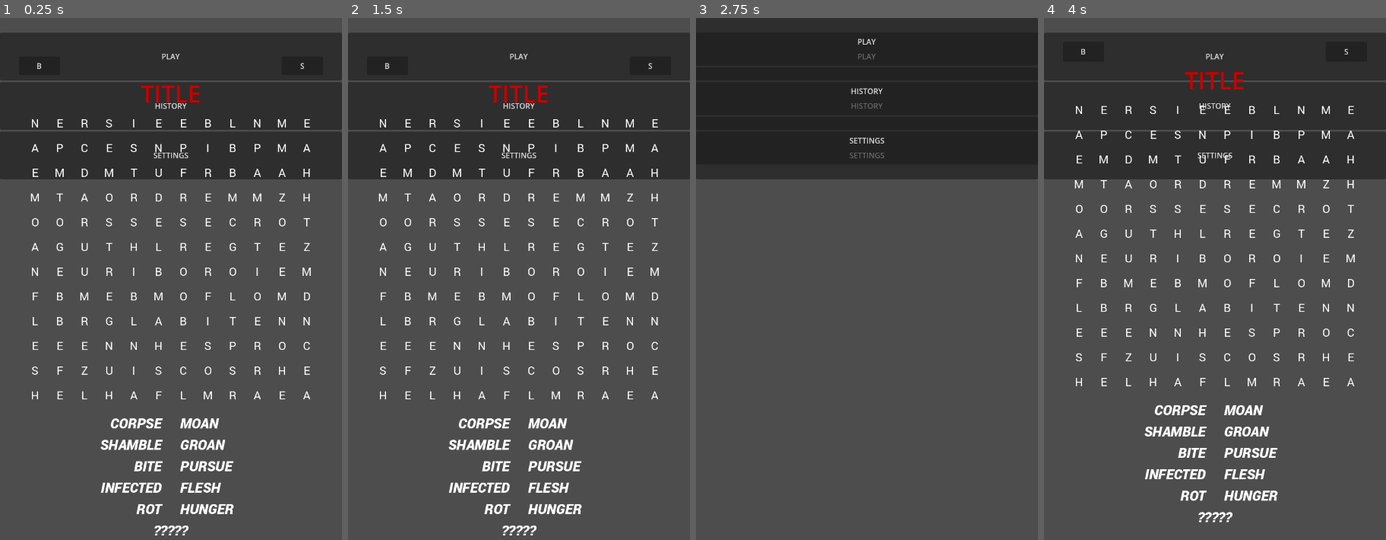
Above: before the commit, frames 1-4 (left to right).
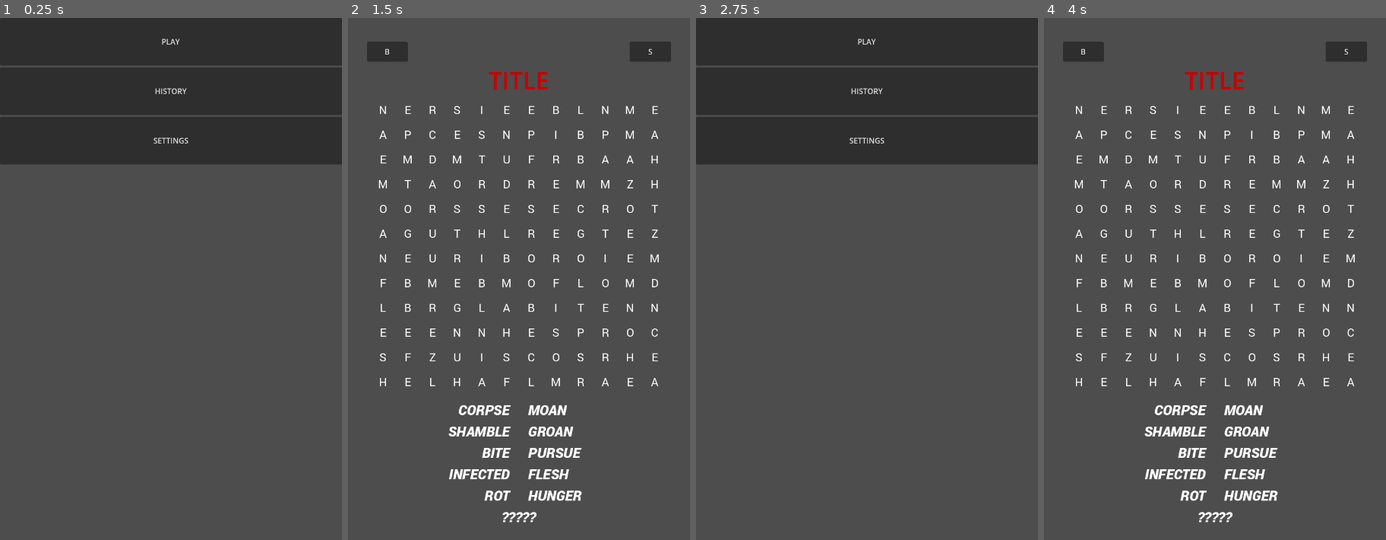
Above: after the commit, the same moments.

Repository: BreadCrowns/dailyWordSearchGodot
Game: Godot game, scene res://scenes/Main.tscn
Same seed, same stepped clock (60 frames per second), same inputs: the game is played once before the commit and once after it. This scene is started directly instead of the project's main scene.
Inputs (mouse positions are in pixels of both pictures, inside the frame that each line leads up to):
- Up to frame 1 (0.25 s): no input
- Up to frame 2 (1.5 s): click "PLAY" at 0.5 s; click (519, 54) at 1.25 s, where only the run before the commit has a clickable "PLAY"
- Up to frame 3 (2.75 s): click "B" at 2 s
- Up to frame 4 (4 s): click "PLAY" at 2.75 s; click (1215, 106) at 3.5 s, where only the run before the commit has a clickable "HISTORY"

The runs differ from the first frame. In frame 1, 11% of the frame differs, in the area x 0-100%, y 0-100%; in frame 2, 33%, in the area x 0-100%, y 2-100%; in frame 3, 3.4%; in frame 4, 25%.
Error before the commit: Invalid assignment of property or key 'current_tab' with value of type 'int' on a base object of type 'null instance'. (res://scripts/Main.gd:15)

Commit message:
Switch Main script to scene-based navigation

Diff:
--- a/dailywordsearch/scripts/Main.gd
+++ b/dailywordsearch/scripts/Main.gd
@@ -1,27 +1,25 @@
 extends Control
 
-@onready var tab_container = $TabContainer
-
-# Enum for tab indices (optional but helpful for readability)
-enum Tabs {
-	MAIN_MENU = 0,
-	PUZZLE = 1,
-	HISTORY = 2,
-	SETTINGS = 3
-}
+# Paths to scenes for navigation
+const MAIN_MENU_SCENE := "res://scenes/MainMenu.tscn"
+const PUZZLE_SCENE := "res://scenes/PuzzleScreen.tscn"
 
 func _ready():
-	# Start at the main menu
-	tab_container.current_tab = Tabs.MAIN_MENU
+    # Load the main menu when the scene starts
+    go_to_main_menu()
 
+# Switch to the main menu scene
 func go_to_main_menu():
-	tab_container.current_tab = Tabs.MAIN_MENU
+    get_tree().change_scene_to_file(MAIN_MENU_SCENE)
 
+# Switch to the puzzle scene
 func go_to_puzzle():
-	tab_container.current_tab = Tabs.PUZZLE
+    get_tree().change_scene_to_file(PUZZLE_SCENE)
 
+# Placeholder for a history screen
 func go_to_history():
-	tab_container.current_tab = Tabs.HISTORY
+    print("History screen not implemented")
 
+# Placeholder for a settings screen
 func go_to_settings():
-	tab_container.current_tab = Tabs.SETTINGS
+    print("Settings screen not implemented")
